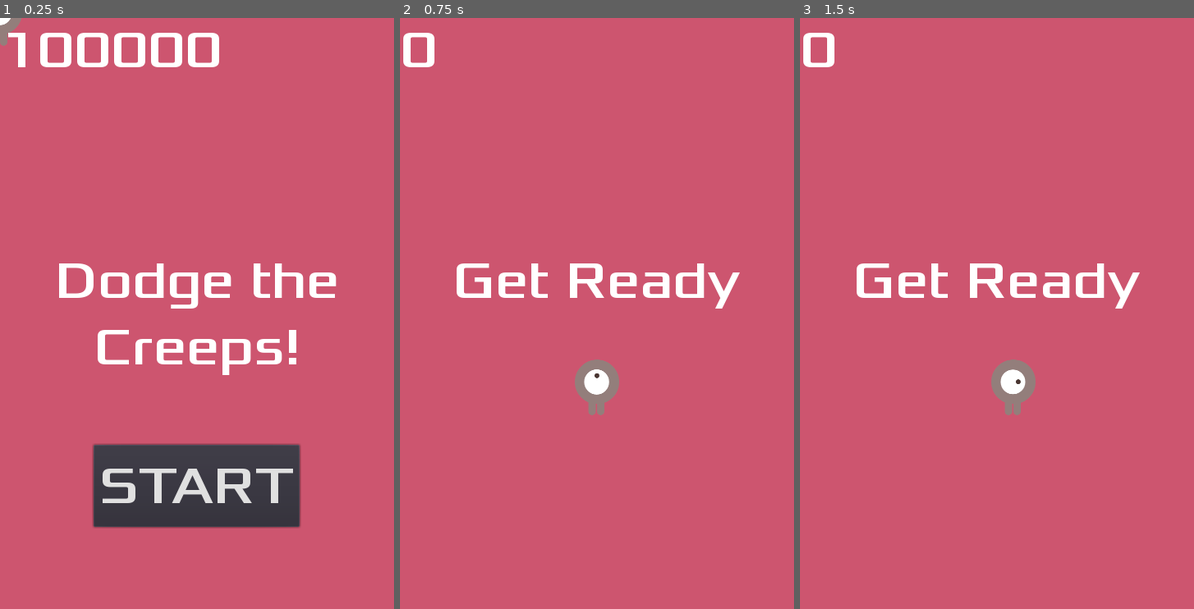
Above: before the commit, frames 1-3 (left to right).
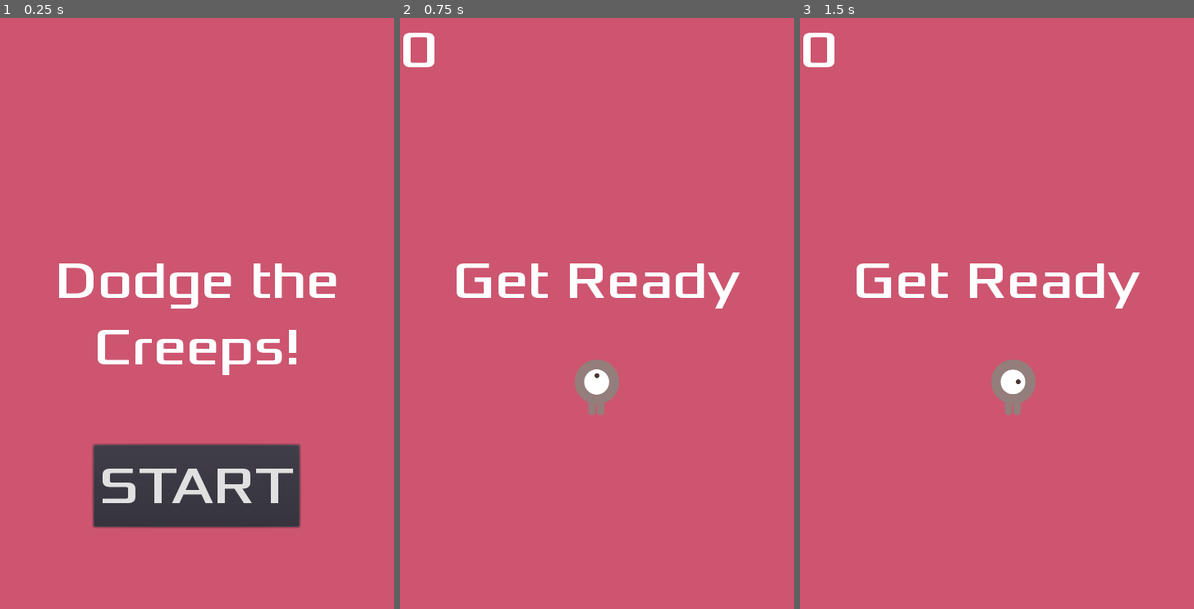
Above: after the commit, the same moments.

Repository: LaurieTrichet/godot-tutorials
Game: Godot game, scene res://Main.tscn
Same seed, same stepped clock (60 frames per second), same inputs: the game is played once before the commit and once after it.
Inputs:
- Up to frame 1 (0.25 s): no input
- Up to frame 2 (0.75 s): click "START" at 0.5 s
- Up to frame 3 (1.5 s): tap Enter (start_game) at 1.25, 1.35 s; hold D (move_right) from 1.28 s (still down)

The runs differ from the first frame. In frame 1, 1.7% of the frame differs, in the area x 0-56%, y 0-9%; in frame 2, nothing differs; in frame 3, nothing differs.

Commit message:
clean up the starting of the game
- hide the player
- hide the score ui
- set the score UI to 0

Diff:
--- a/HUD.gd
+++ b/HUD.gd
@@ -23,6 +23,12 @@
 	$ScoreLabel.text = str(score)
 
 
+func toggle_score_visibility(visibility):
+	if visibility == 1:
+		$ScoreLabel.show()
+	else:
+		$ScoreLabel.hide()
+
 func _on_MessageTimer_timeout():
 	$Message.hide()
 
--- a/Main.gd
+++ b/Main.gd
@@ -5,11 +5,14 @@
 
 
 func _ready():
+	$HUD.update_score(0)
+	$HUD.toggle_score_visibility(0)
 	randomize()
 
 func start_game():
 	$BackgroundMusic.play()
 	score = 0
+	$HUD.toggle_score_visibility(1)
 	$Player.start($StartPosition.position)
 	$StartTimer.start()
 	get_tree().call_group("mobs", "queue_free")
--- a/Player.gd
+++ b/Player.gd
@@ -9,7 +9,7 @@
 # Called when the node enters the scene tree for the first time.
 func _ready():
 	screen_size = get_viewport_rect().size
-#	hide()
+	hide()
 
 
 # Called every frame. 'delta' is the elapsed time since the previous frame.
